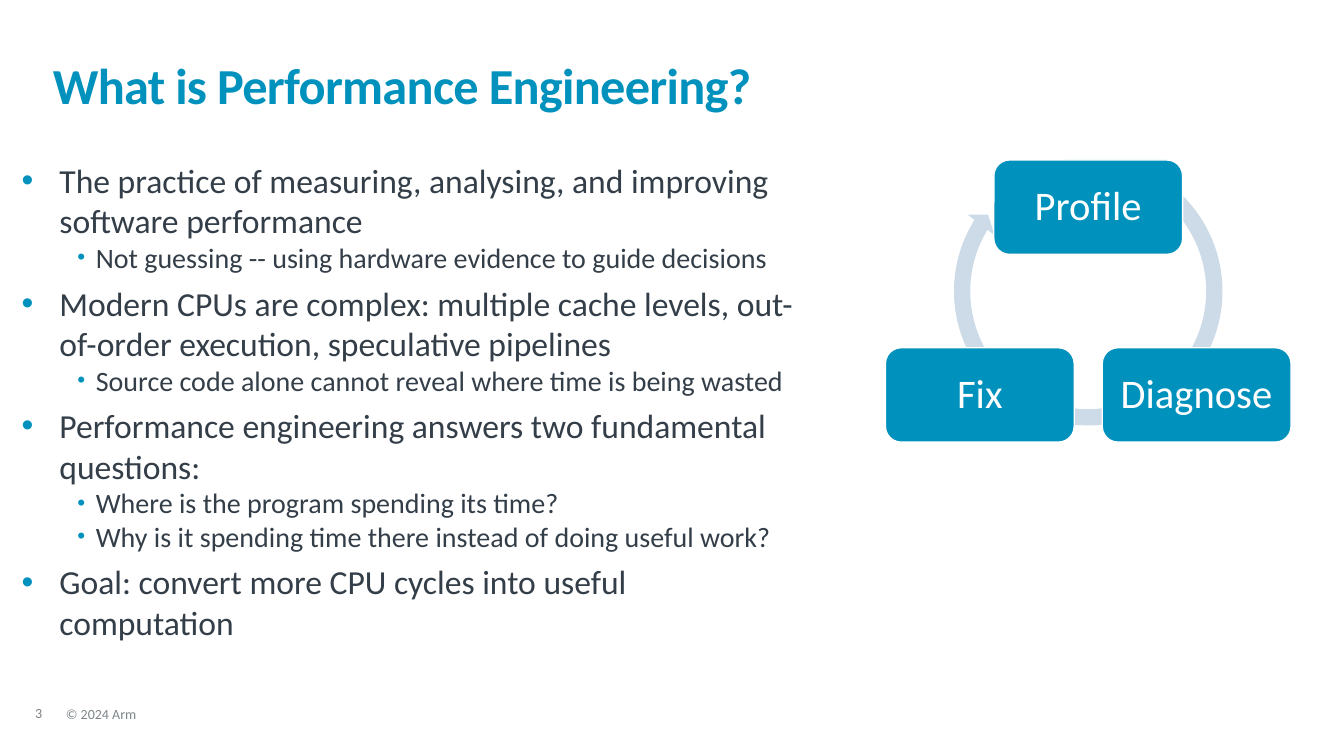
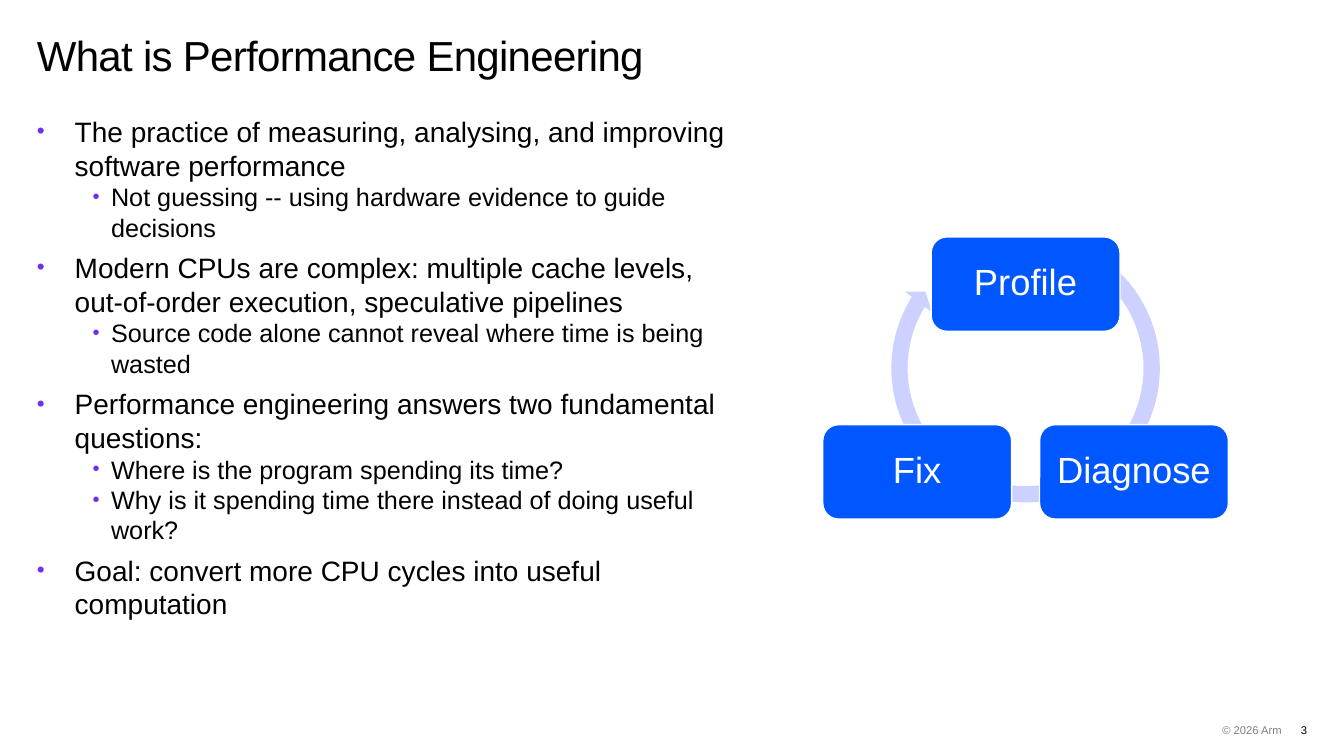
Before and after one commit to OliverGrainge/Arm-Total-Performance, a slide deck: slide 3 of slides.pptx. Drawn at 1344x756 pixels with LibreOffice and Linux fonts; fonts in the diff are those of the drawing; background and template pictures are left out. Boxes give left, top, right and bottom in pixels: in the first picture for what was removed or moved away, otherwise in the second. Text is boxed around its words. In the diff, an @@ line names an element or a change of style, - is before the commit and + after.

Commit message:
Updating slides with new 2026 format

```diff
--- a/slides.pptx
+++ b/slides.pptx
@@ title at <box>37,40,644,79</box>: text changed; size 36 to 30 pt; font Calibri to Arial; text colour #0091BD to #000000; bold off @@
-What is Performance Engineering?
+What is Performance Engineering
@@ title "What is Performance Engineering" at <box>37,40,644,79</box>: vertical alignment middle to top @@
@@ text "The practice of measuring, analysing, ...": place and size @@
-text "The practice of measuring, analysing, ..." at <box>59,169,793,641</box>
+text "The practice of measuring, analysing, ..." at <box>75,121,725,619</box>
@@ text "The practice of measuring, analysing, ..." at <box>75,121,725,619</box>: size 24 to 20 pt in "The practice of measuring, analysing, and improving ...", "Modern CPUs are complex: multiple cache levels, ...", "Performance engineering answers two fundamental questions:", "Goal: convert more CPU cycles into useful ..."; font Calibri to Arial, text colour #333E48 to #000000; size 20 to 18 pt in "Not guessing -- using hardware evidence to ...", "Source code alone cannot reveal where time ...", "Where is the program spending its time?", "Why is it spending time there instead ..."; bullet colour #0091BD to #6E2FF1 @@
@@ circular arrow: place and size @@
-circular arrow at <box>946,148,1232,435</box>
+circular arrow at <box>883,225,1170,511</box>
@@ circular arrow at <box>883,225,1170,511</box>: fill #CCDCE8 to #CCD1FF @@
@@ size 29 to 26 pt, font Calibri to Arial; less space between paragraphs in 3 elements at <box>893,456,942,483</box>, <box>1057,456,1211,491</box>, <box>974,268,1077,296</box> @@
@@ text "Profile": place and size @@
-text "Profile" at <box>1035,191,1142,221</box>
+text "Profile" at <box>974,268,1077,296</box>
@@ 2 texts, 2 rounded rectangles: place and size @@
-2 texts, 2 rounded rectangles at <box>885,160,1273,443</box>
+2 texts, 2 rounded rectangles at <box>823,237,1211,519</box>
@@ fill #0091BD to #0057FF in 3 elements at <box>932,237,1120,332</box>, <box>823,424,1011,519</box>, <box>1040,424,1228,519</box> @@
@@ rounded rectangle: place and size @@
-rounded rectangle at <box>1103,348,1292,443</box>
+rounded rectangle at <box>1040,424,1228,519</box>
@@ text removed at <box>81,710,136,719</box> @@
-© 2024 Arm
@@ text added at <box>1234,726,1282,734</box>, 8 pt, text #000000 at 50% opacity @@
+© 2026 Arm
@@ page number: place and size @@
-page number at <box>35,709,42,718</box>
+page number at <box>1301,726,1307,734</box>
@@ page number at <box>1301,726,1307,734</box>: size 10 to 8 pt, font Calibri to Arial, text colour #7F7F7F to #000000; alignment left to right @@
```
Also in this commit, not shown: 24 other slides changed, 73 slides added.
